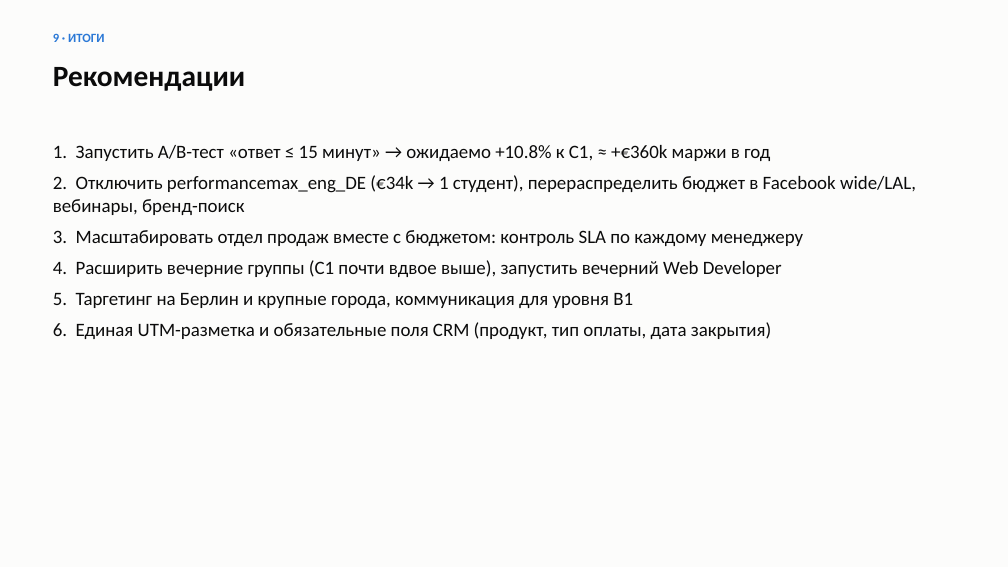
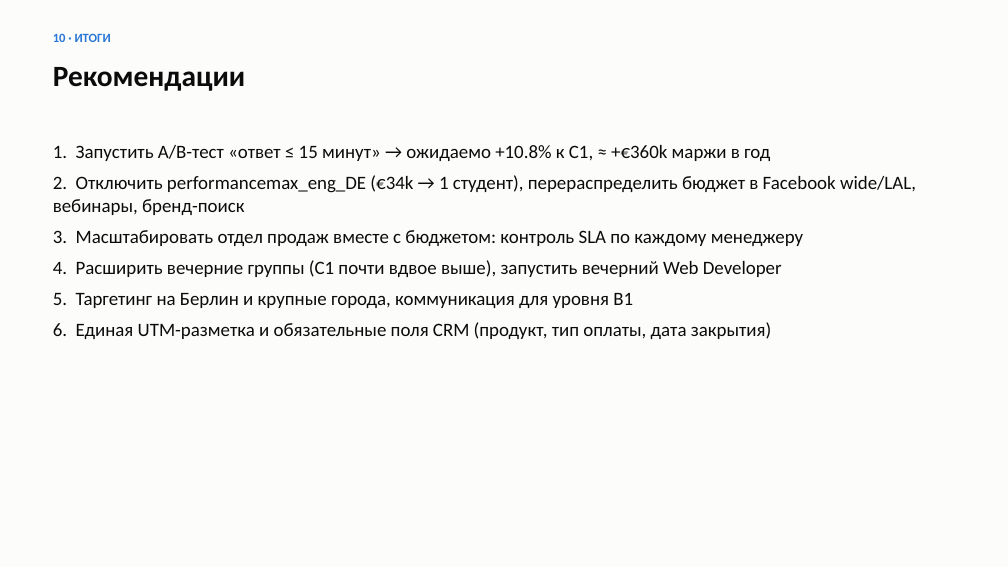
Before and after one commit to yerkovskayuliia-pixel/data-analytics-portfolio, a slide deck: slide 11 of python-crm-analysis/reports/presentation.pptx (slide 10 before the commit). Drawn at 1008x567 pixels with LibreOffice and Linux fonts; fonts in the diff are those of the drawing. Boxes give left, top, right and bottom in pixels: in the first picture for what was removed or moved away, otherwise in the second. Text is boxed around its words. In the diff, an @@ line names an element or a change of style, - is before the commit and + after.

```diff
--- a/python-crm-analysis/reports/presentation.pptx
+++ b/python-crm-analysis/reports/presentation.pptx
@@ text at (53,33,111,42): text changed @@
-9 · ИТОГИ
+10 · ИТОГИ
```
Also in this commit, not shown: 1 other slide changed, 1 slide added, 10 other files.
